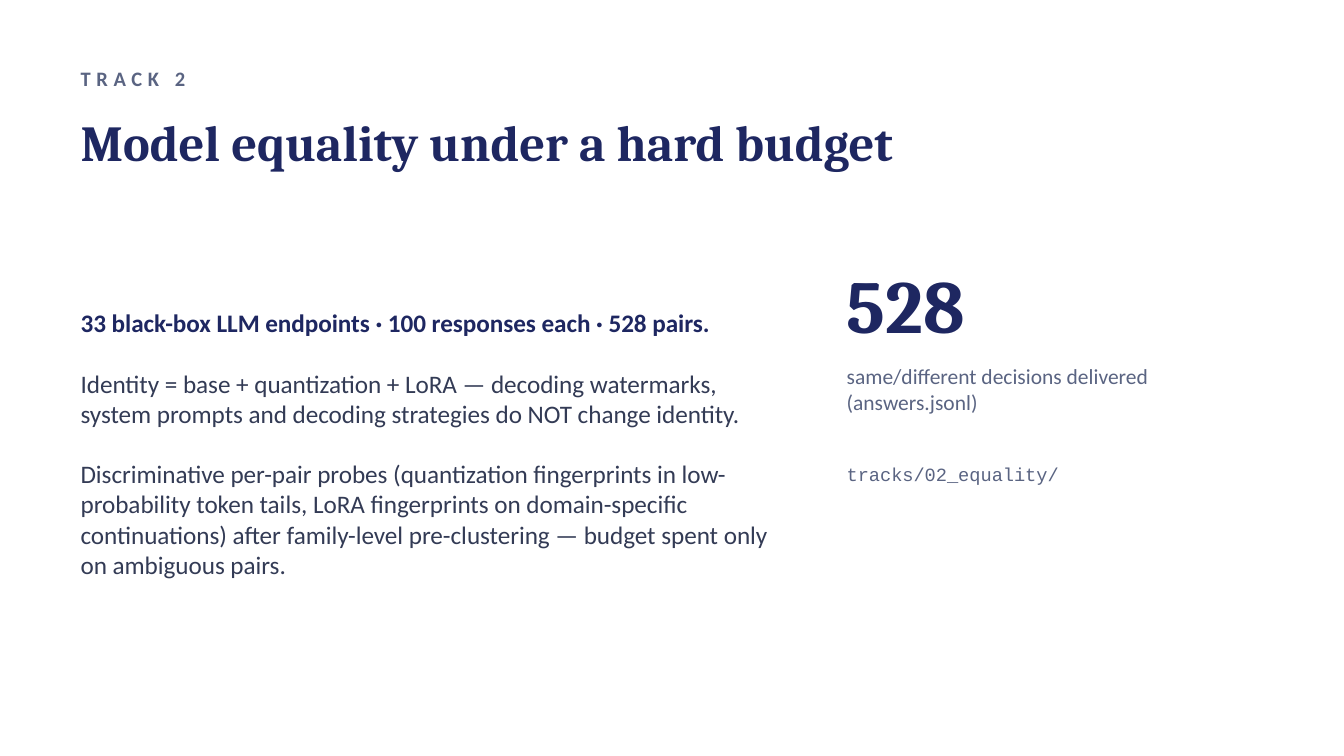
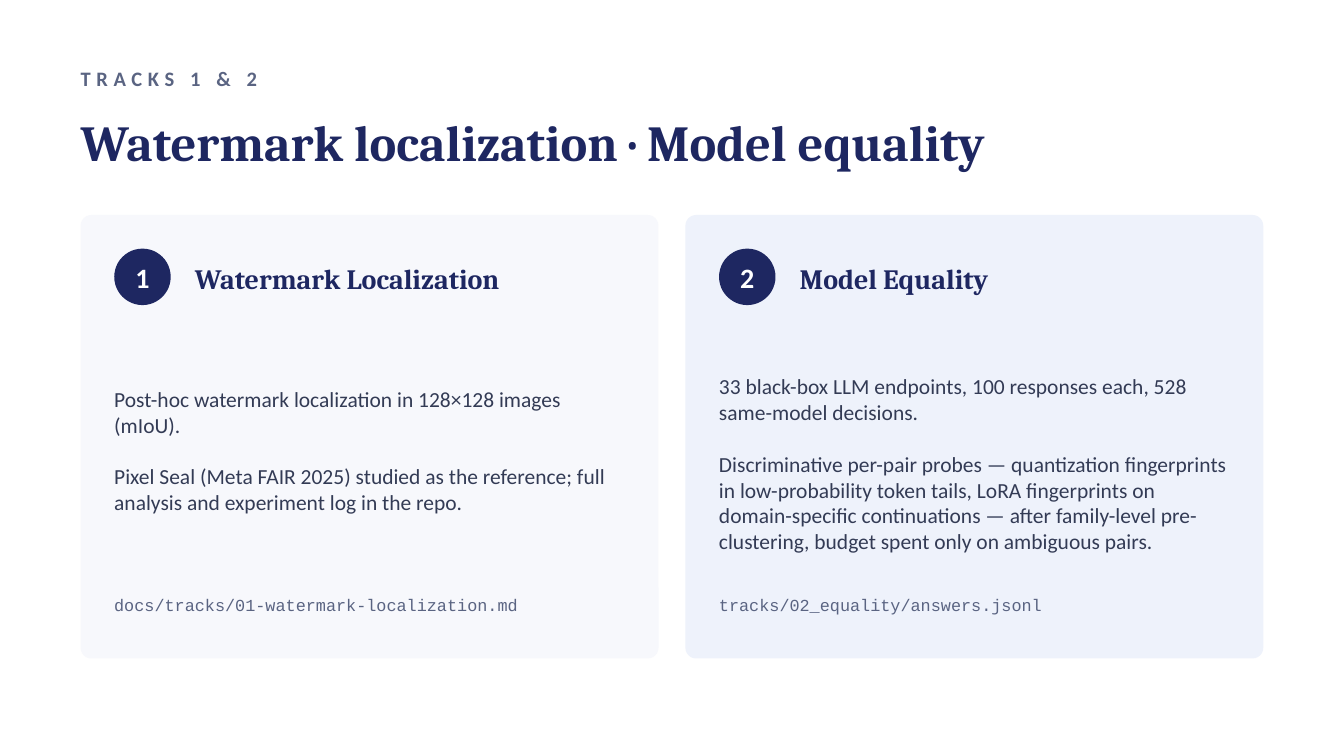
Before and after one commit to Ouaziz-chedli/Tryon, a slide deck: slide 8 of slides/TRYON-presentation.pptx. Drawn at 1344x756 pixels with LibreOffice and Linux fonts; fonts in the diff are those of the drawing. Boxes give left, top, right and bottom in pixels: in the first picture for what was removed or moved away, otherwise in the second. Text is boxed around its words. In the diff, an @@ line names an element or a change of style, - is before the commit and + after.

```diff
--- a/slides/TRYON-presentation.pptx
+++ b/slides/TRYON-presentation.pptx
@@ text at <box>81,72,257,86</box>: text changed @@
-TRACK 2
+TRACKS 1 & 2
@@ text at <box>81,126,985,172</box>: text changed @@
-Model equality under a hard budget
+Watermark localization · Model equality
@@ rounded rectangle added at <box>81,215,659,659</box>, fill #F7F8FC @@
@@ rounded rectangle added at <box>685,215,1263,659</box>, fill #EEF2FB @@
@@ ellipse added at <box>114,249,171,305</box>, fill #1E2761 @@
@@ text added at <box>135,269,149,288</box>, 15 pt, text #FFFFFF, bold @@
+1
@@ text added at <box>195,269,500,289</box>, 15 pt, text #1E2761, bold @@
+Watermark Localization
@@ ellipse added at <box>719,249,775,305</box>, fill #1E2761 @@
@@ text added at <box>740,269,754,288</box>, 15 pt, text #FFFFFF, bold @@
+2
@@ text added at <box>800,269,988,295</box>, 15 pt, text #1E2761, bold @@
+Model Equality
@@ text removed at <box>847,282,965,334</box> @@
-528
@@ text at <box>719,379,1226,553</box>: text changed; size 13.5 to 11.5 pt @@
-33 black-box LLM endpoints · 100 responses each · 528 pairs.
-Identity = base + quantization + LoRA — decoding watermarks, system prompts and decoding strategies do NOT change identity.
-Discriminative per-pair probes (quantization fingerprints in low-probability token tails, LoRA fingerprints on domain-specific continuations) after family-level pre-clustering — budget spent only on ambiguous pairs.
+33 black-box LLM endpoints, 100 responses each, 528 same-model decisions.
+Discriminative per-pair probes — quantization fingerprints in low-probability token tails, LoRA fingerprints on domain-specific continuations — after family-level pre-clustering, budget spent only on ambiguous pairs.
@@ text removed at <box>847,369,1148,414</box> @@
-same/different decisions delivered (answers.jsonl)
@@ text added at <box>114,392,605,514</box>, 11.5 pt, text #333B55 @@
+Post-hoc watermark localization in 128×128 images (mIoU).
+Pixel Seal (Meta FAIR 2025) studied as the reference; full analysis and experiment log in the repo.
@@ text added at <box>114,599,518,611</box>, 9 pt, text #5A6482 @@
+docs/tracks/01-watermark-localization.md
@@ text at <box>719,599,1042,615</box>: text changed; size 10 to 9 pt @@
-tracks/02_equality/
+tracks/02_equality/answers.jsonl
```
Also in this commit, not shown: 5 other slides changed, 4 slides added, 4 slides removed.
